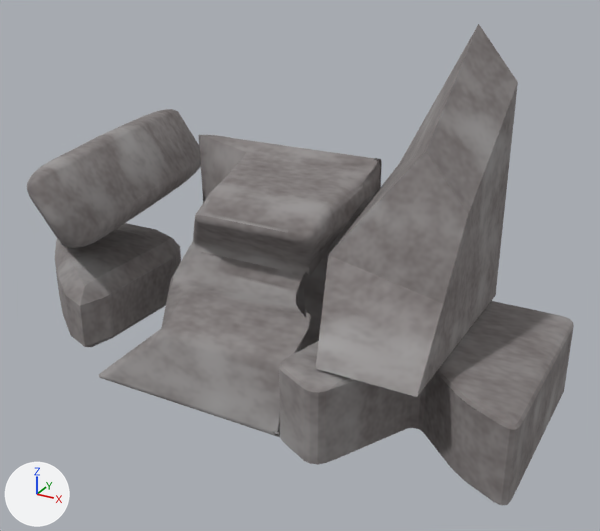
The FBX model FYP_2026_2027/hanksOdyessy/Assets/FBX_models/rockDebree.fbx: old version first, new version second.
Before and after are seen from a 50 mm lens placed at (4.08, -6.08, 4.21), pointed at (0.64, 0.18, 1.09). Lighting does not change. The marker at lower left points along +X, +Y and +Z. The first picture is the older version.

The scene before the commit, as lines of its bpy script (objects in view):
```python
mat_material_001 = principled_material('Material.001')
mat_material_001.texture = img_rockdebree_png  # with its transparency
mat_material_001.roughness = 1.0
me_cube_006 = bpy.data.meshes.new('Cube.006')
me_cube_006.from_pydata(...)  # 1802 vertices, 1794 faces; spans x -1.45..1.81, y -1.21..1.46, z -2.76..11.19
me_cube_006.materials.append(mat_material_001)  # picture img_rockdebree_png
ob_concretedebree = bpy.data.objects.new('concreteDebree', me_cube_006)
ob_concretedebree.location = (1.855, 0.003, 1.809)
ob_concretedebree.rotation_euler = (-3.142, -1.571, 0.0)  # degrees (-180, -90, 0)
ob_concretedebree.scale = (-1.0, -1.0, -0.43)
```
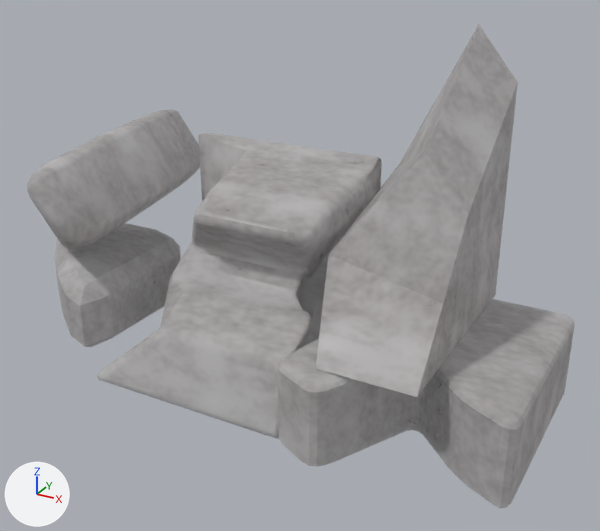
Where the change shows, as pixel boxes [x1, y1, x2, y2] in the pictures (600 x 531 px):
```json
{"object": "concreteDebree", "change": "surface changed, reshaped", "before": [27, 24, 574, 505], "after": [27, 24, 575, 508], "on screen": "lighter"}
{"part": 1, "of": "me_cube_006", "change": "added", "after": [322, 30, 513, 375]}
{"part": 2, "of": "me_cube_006", "change": "added", "after": [97, 133, 381, 439]}
{"part": 3, "of": "me_cube_006", "change": "added", "after": [278, 288, 575, 508]}
{"part": 4, "of": "me_cube_006", "change": "added", "after": [29, 113, 200, 244]}
{"part": 5, "of": "me_cube_006", "change": "added", "after": [57, 222, 179, 344]}
```

The change, as JSON lines over the scene's bpy script:
```json
{"op": "set", "path": "img_rockdebree_png", "old": "load_image('RockDebree.png', '_unpacked/RockDebree.png', 2048, 2048, 'sRGB')", "new": "load_image('RockDebree.png', '../Textures/Rocks/RockDebree.png', 2048, 2048, 'Non-Color')"}
{"op": "add", "block": "mat_material_001", "code": "n3 = _N.new('ShaderNodeTexImage'); n3.name = 'Image Texture.001'"}
{"op": "add", "block": "mat_material_001", "code": "n3.image = img_rockdebree_png"}
{"block": "mat_material_001", "where": "n2 = _N.new('ShaderNodeTexImage'); n2.name = 'Image Texture'"}
{"block": "mat_material_001", "where": "n0 = _N.new('ShaderNodeBsdfPrincipled'); n0.name = 'Principled BSDF'"}
{"op": "remove", "block": "mat_material_001", "code": "_L.new(n2.outputs[1], n0.inputs[4])  # 'Alpha' to 'Alpha'"}
{"op": "add", "block": "mat_material_001", "code": "_L.new(n3.outputs[0], n0.inputs[4])  # 'Color' to 'Alpha'"}
{"block": "me_cube_006", "where": "# used by ob_concretedebree; location = (1.855, 0.003, 1.809); rotation_euler = (-3.142, -1.571, 0.0), in degrees (-180, -90, 0); scale = (-1.0, -1.0, -0.43)"}
{"op": "remove", "block": "me_cube_006", "code": "me_cube_006.from_pydata(...)  # 1802 vertices, 1794 faces; spans x -1.45..1.81, y -1.21..1.46, z -2.76..11.19"}
{"op": "add", "block": "me_cube_006", "code": "me_cube_006.from_pydata(...)  # 3604 vertices, 3588 faces; spans x -1.45..1.83, y -1.23..1.46, z -2.78..11.19"}
{"block": "me_cube_006", "change": "me_cube_006 part 1: the loose piece of 12 vertices spanning x -1.45..1.0, y -1.0..1.43, z -1.0..1.81 is copied, and the copy is scaled about its middle by 0.988, then moved by (0.01, 0.0, 0.0); it spans x -1.43..0.99, y -0.98..1.42, z -0.99..1.79"}
{"block": "me_cube_006", "change": "me_cube_006 part 2: a new loose piece of 1230 vertices spanning x -0.18..1.83, y -1.01..1.02, z 1.75..6.78, in mat_material_001"}
{"block": "me_cube_006", "change": "me_cube_006 part 3: a new loose piece of 288 vertices spanning x 1.01..1.82, y -1.23..1.31, z -2.78..1.84, in mat_material_001"}
{"block": "me_cube_006", "change": "me_cube_006 part 4: a new loose piece of 216 vertices spanning x -0.31..0.99, y -1.12..1.44, z 6.52..10.13, in mat_material_001"}
{"block": "me_cube_006", "change": "me_cube_006 part 5: a new loose piece of 56 vertices spanning x 0.97..1.79, y -0.81..0.98, z 6.97..11.17, in mat_material_001"}
```
